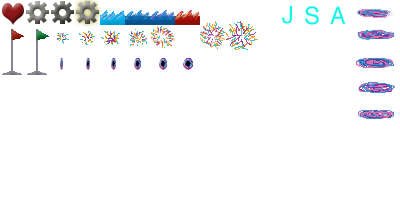
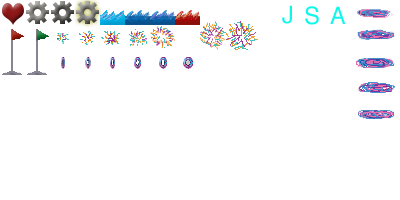
Two versions of the same layered image (400 × 200). Layer-by-layer changes:
renamed "frootLoop copy 5" to "frootLoop copy 6", painted on it over bbox(60, 57, 65, 70)
painted on "frootLoop copy 4" over bbox(62, 57, 91, 70)
painted on "frootLoop copy 3" over bbox(110, 57, 116, 70)
painted on "frootLoop copy 2" over bbox(134, 57, 141, 70)
painted on "frootLoop copy" over bbox(159, 57, 167, 70)
painted on "frootLoop" over bbox(183, 57, 193, 70)
